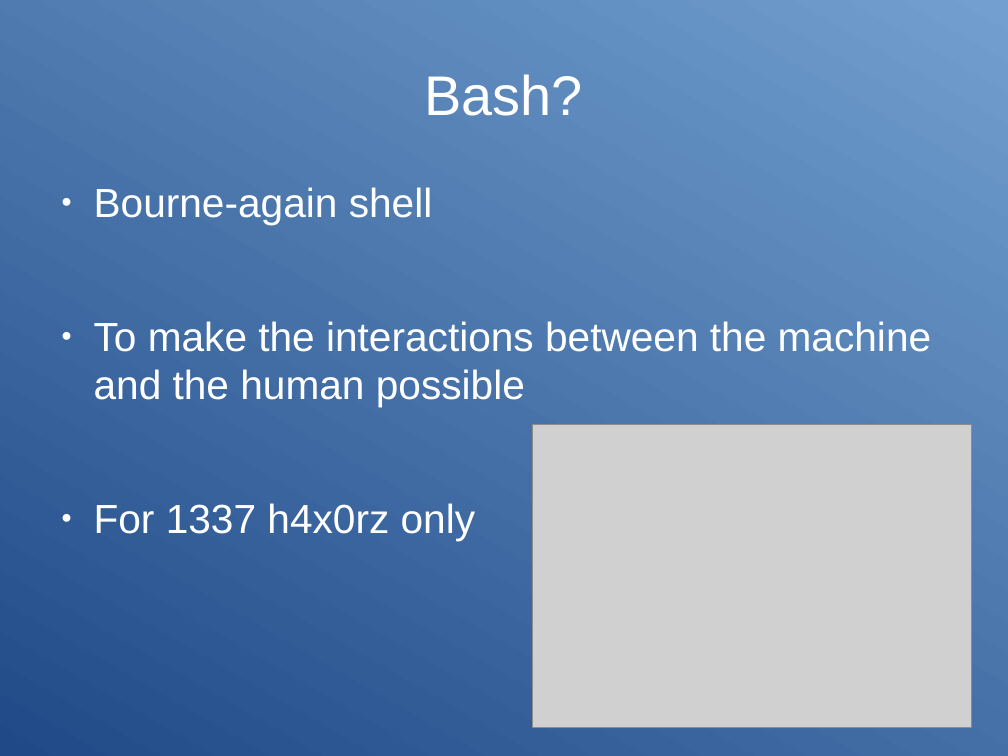
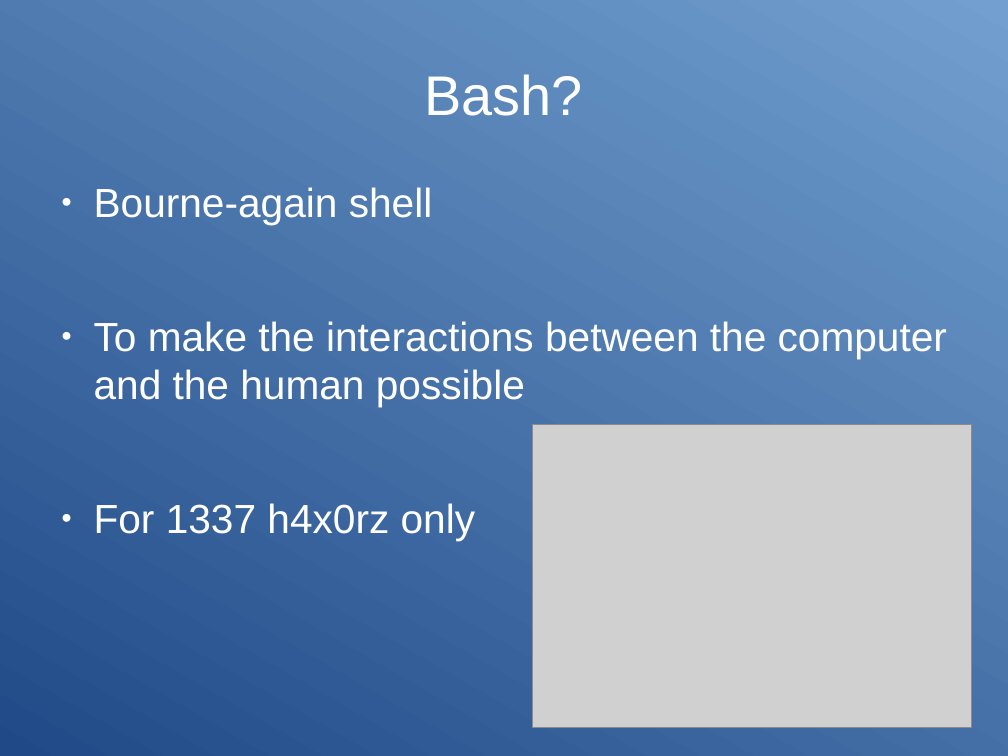
Before and after one commit to Clibre/An-introduction-to-bash, a slide deck: slide 3 of presentation.odp. Drawn at 1008x756 pixels with LibreOffice and Linux fonts; fonts in the diff are those of the drawing; grey boxes stand for pictures. Boxes give left, top, right and bottom in pixels: in the first picture for what was removed or moved away, otherwise in the second. Text is boxed around its words. In the diff, an @@ line names an element or a change of style, - is before the commit and + after.

```diff
--- a/presentation.odp
+++ b/presentation.odp
@@ text at [94,321,947,407]: text changed @@
-● To make the interactions between the machine and the human possible
+● To make the interactions between the computer and the human possible
```
Also in this commit, not shown: 1 other slide changed, 5 slides added, 2 other files.
